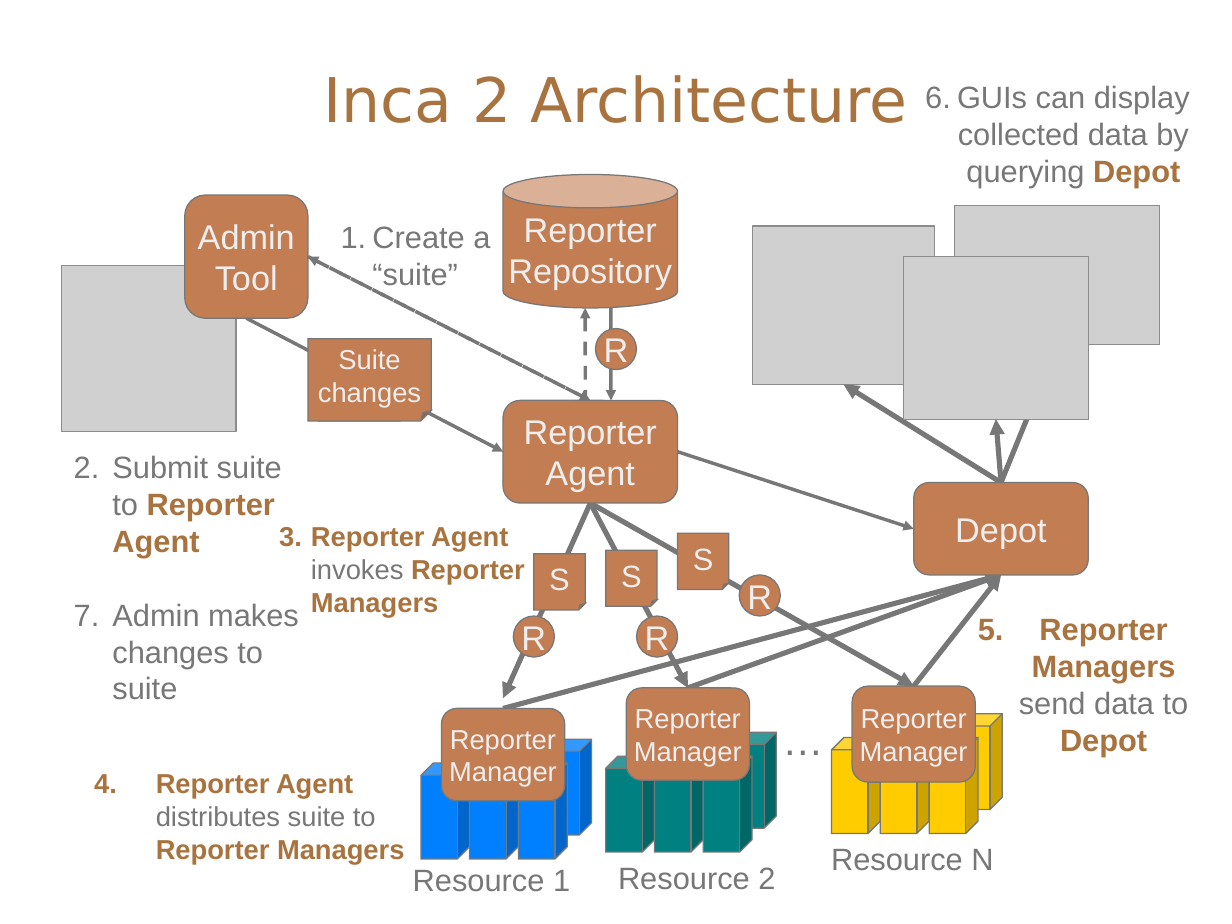
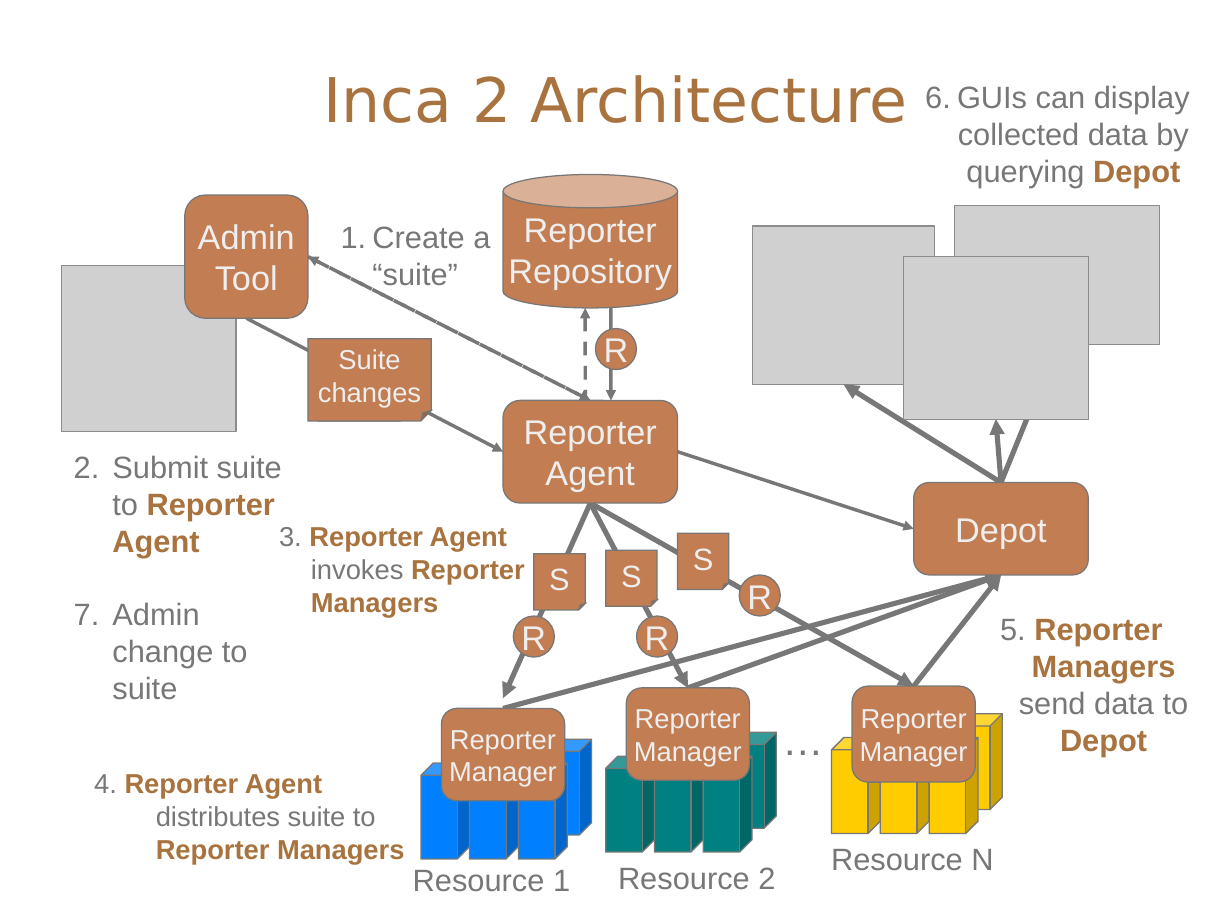
Before and after one commit to IncaProject/inca-xsede, a slide deck: slide 18 of talks/inca_sc05.ppt (slide 16 before the commit). Drawn at 1232x924 pixels with LibreOffice and Linux fonts; fonts in the diff are those of the drawing; grey boxes stand for pictures. Boxes give left, top, right and bottom in pixels: in the first picture for what was removed or moved away, otherwise in the second. Text is boxed around its words. In the diff, an @@ line names an element or a change of style, - is before the commit and + after.

```diff
--- a/talks/inca_sc05.ppt
+++ b/talks/inca_sc05.ppt
@@ text at <box>279,527,525,618</box>: text changed @@
-3. Reporter Agent invokes Reporter Managers
+3. Reporter Agent invokes Reporter Managers
@@ text at <box>112,602,248,699</box>: text changed @@
-7. Admin makes changes to suite
+7. Admin change to suite
@@ text at <box>1000,619,1189,757</box>: text changed @@
-5. Reporter Managers send data to Depot
+5. Reporter Managers send data to Depot
@@ text at <box>94,774,404,864</box>: text changed @@
-4. Reporter Agent distributes suite to Reporter Managers
+4. Reporter Agent
+distributes suite to Reporter Managers
```
Also in this commit, not shown: 11 other slides changed, 2 slides added.
